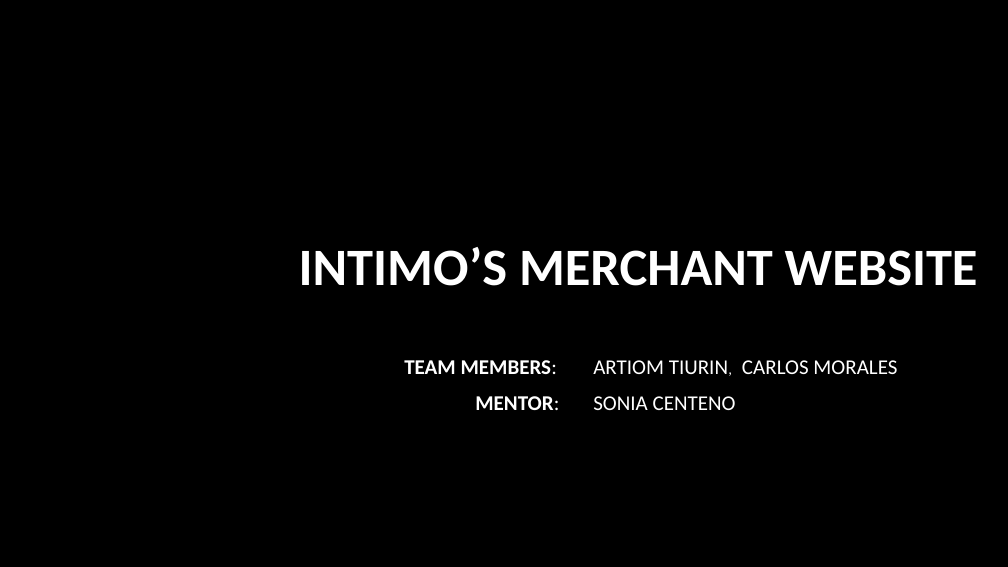
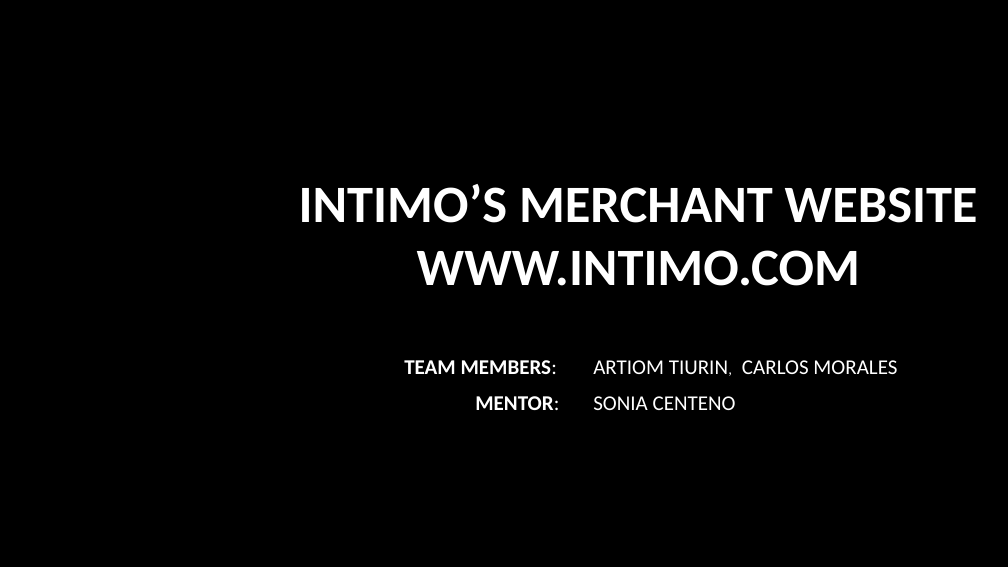
Before and after one commit to FIU-SCIS-Senior-Project-2014-Fall/Intimo-Merchant-Website, a slide deck: slide 1 of Intimo_current_vs_new.pptx. Drawn at 1008x567 pixels with LibreOffice and Linux fonts; fonts in the diff are those of the drawing; background and template pictures are left out. Boxes give left, top, right and bottom in pixels: in the first picture for what was removed or moved away, otherwise in the second. Text is boxed around its words. In the diff, an @@ line names an element or a change of style, - is before the commit and + after.

Commit message:
PPT for 09-15-2014

```diff
--- a/Intimo_current_vs_new.pptx
+++ b/Intimo_current_vs_new.pptx
@@ title at [299,184,978,286]: text changed @@
-INTIMO’S MERCHANT WEBSITE
+INTIMO’S MERCHANT WEBSITE
+WWW.INTIMO.COM
```
